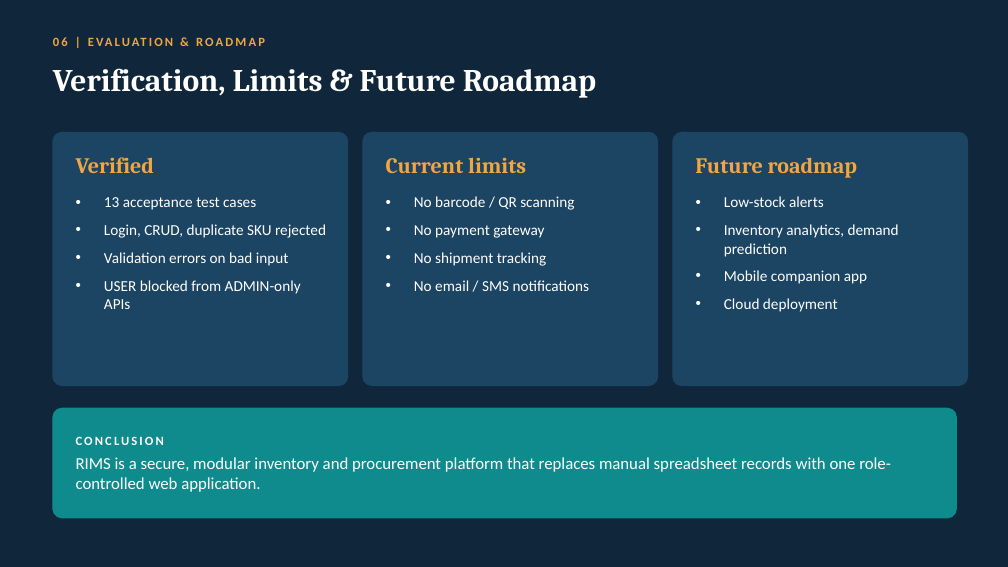
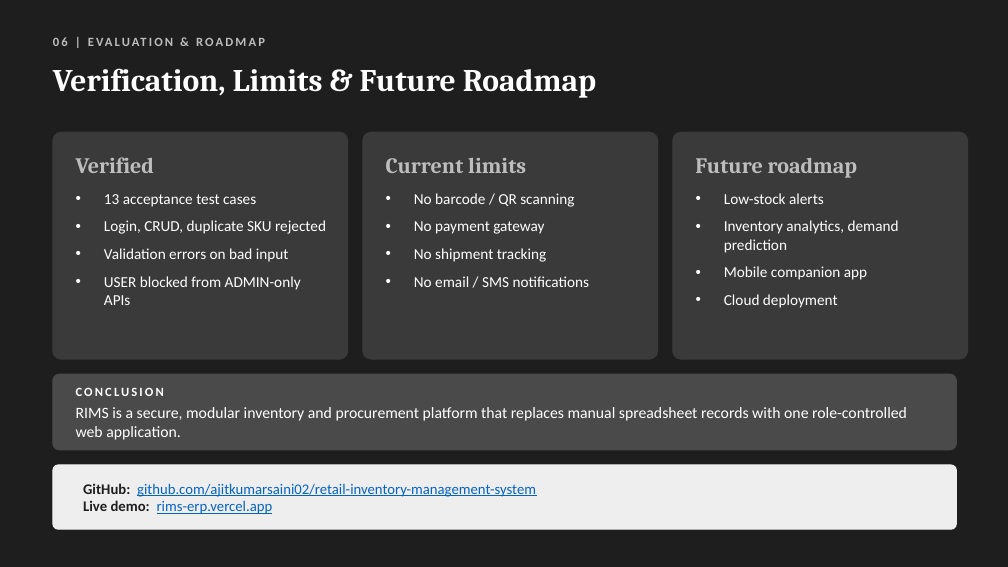
Before and after one commit to ajitkumarsaini02/retail-inventory-management-system, a slide deck: slide 7 of documents/Presentation.pptx. Drawn at 1008x567 pixels with LibreOffice and Linux fonts; fonts in the diff are those of the drawing. Boxes give left, top, right and bottom in pixels: in the first picture for what was removed or moved away, otherwise in the second. Text is boxed around its words. In the diff, an @@ line names an element or a change of style, - is before the commit and + after.

```diff
--- a/documents/Presentation.pptx
+++ b/documents/Presentation.pptx
@@ background #10263B to #1E1E1E @@
@@ rounded rectangle: place and size @@
-rounded rectangle at box(53, 132, 348, 386)
+rounded rectangle at box(53, 132, 348, 359)
@@ rounded rectangle: place and size @@
-rounded rectangle at box(363, 132, 658, 386)
+rounded rectangle at box(363, 132, 658, 359)
@@ fill #1C4463 to #3A3A3A; outline #1C4463 1 pt to #3A3A3A 1 pt in 3 elements at box(53, 132, 348, 359), box(363, 132, 658, 359), box(673, 132, 968, 359) @@
@@ rounded rectangle: place and size @@
-rounded rectangle at box(673, 132, 968, 386)
+rounded rectangle at box(673, 132, 968, 359)
@@ text colour #F2A541 to #BDBDBD in 4 elements at box(463, 69, 596, 98), box(76, 157, 154, 173), box(386, 158, 526, 173), box(695, 158, 857, 178) @@
@@ text "13 acceptance test cases": place and size @@
-text "13 acceptance test cases" at box(104, 197, 326, 309)
+text "13 acceptance test cases" at box(104, 194, 326, 305)
@@ text "No barcode / QR scanning": place and size @@
-text "No barcode / QR scanning" at box(414, 196, 590, 291)
+text "No barcode / QR scanning" at box(414, 193, 590, 287)
@@ text "Low-stock alerts": place and size @@
-text "Low-stock alerts" at box(724, 196, 899, 312)
+text "Low-stock alerts" at box(724, 193, 899, 308)
@@ rounded rectangle added at box(53, 374, 957, 450), fill #4A4A4A, outline #4A4A4A 1 pt @@
@@ text "CONCLUSION": place and size @@
-text "CONCLUSION" at box(76, 436, 891, 492)
+text "CONCLUSION" at box(76, 387, 907, 440)
@@ text at box(76, 407, 907, 440): size 16 to 15 pt @@
@@ rounded rectangle: place and size @@
-rounded rectangle at box(53, 408, 957, 518)
+rounded rectangle at box(53, 465, 957, 529)
@@ rounded rectangle at box(53, 465, 957, 529): fill #0F8B8D to #EEEEEE; outline #0F8B8D 1 pt to #EEEEEE 1 pt @@
@@ text added at box(83, 483, 536, 514), 14 pt, text #0563C1, underline @@
+GitHub: github.com/ajitkumarsaini02/retail-inventory-management-system
+Live demo: rims-erp.vercel.app
```
Also in this commit, not shown: 6 other slides changed, 1 other file.
